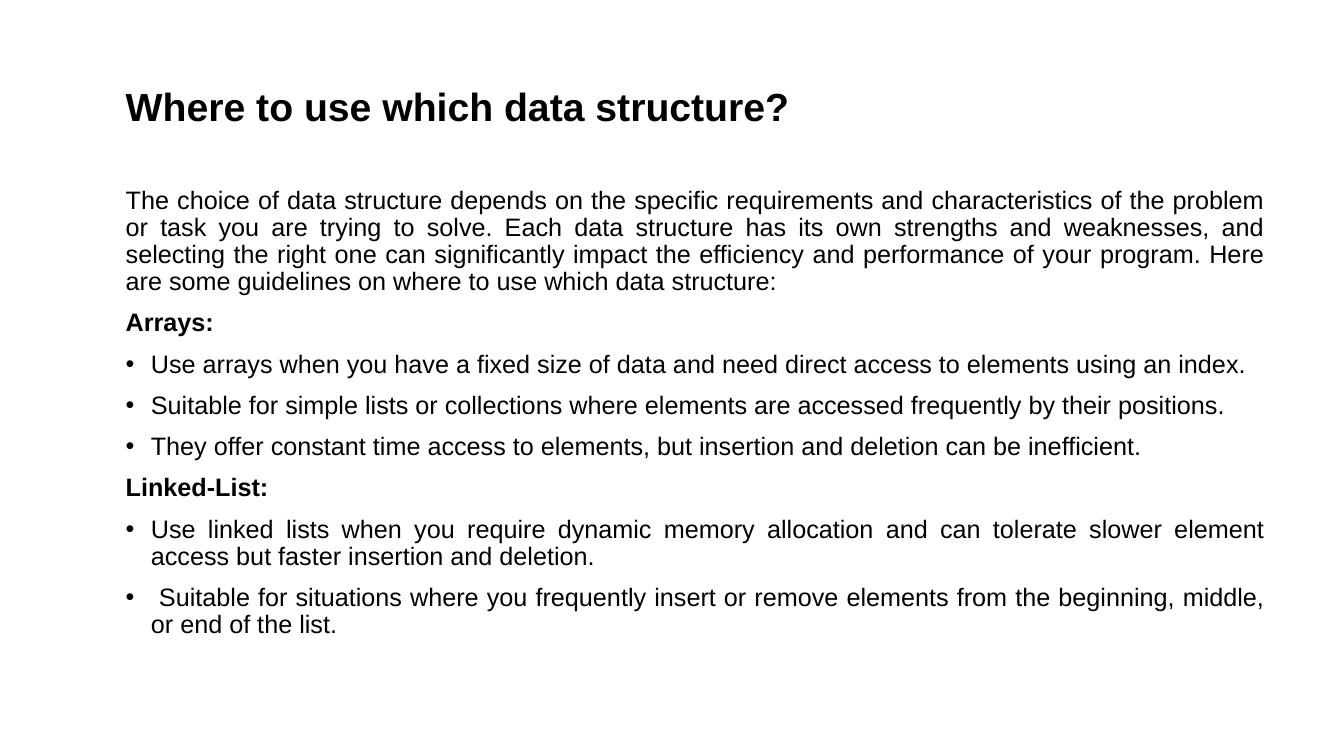
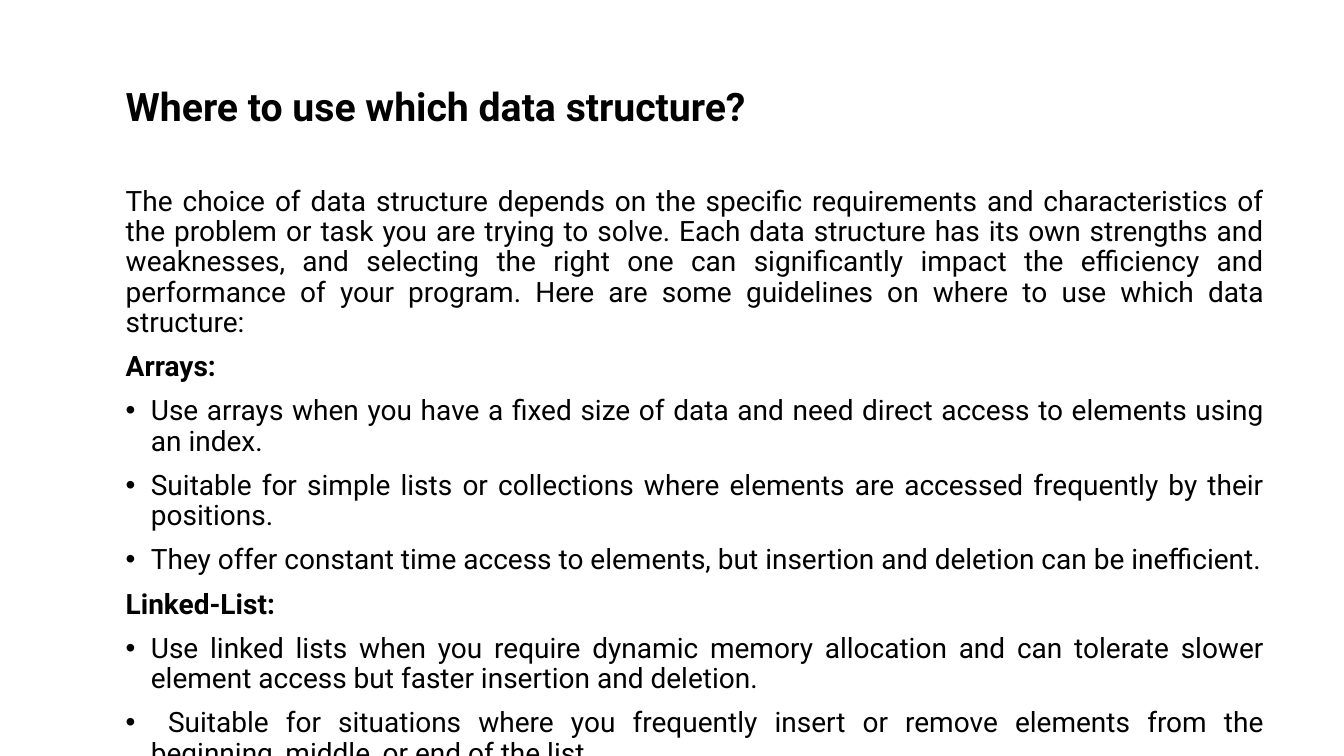
Before and after one commit to alaminbhuyan/DSA-In-Python, a slide deck: slide 8 of Data Structure & Algorithm PDF/DSA.pptx. Drawn at 1344x756 pixels with LibreOffice and Linux fonts; fonts in the diff are those of the drawing. Boxes give left, top, right and bottom in pixels: in the first picture for what was removed or moved away, otherwise in the second. Text is boxed around its words. In the diff, an @@ line names an element or a change of style, - is before the commit and + after.

```diff
--- a/Data Structure & Algorithm PDF/DSA.pptx
+++ b/Data Structure & Algorithm PDF/DSA.pptx
@@ text "Where to use which data ..." at (126,91,746,122): font Arial to Roboto @@
@@ text "The choice of data structure ..." at (126,189,1264,738): size 18 to 20 pt, font Arial to Roboto @@
```
Also in this commit, not shown: 7 other slides changed.
